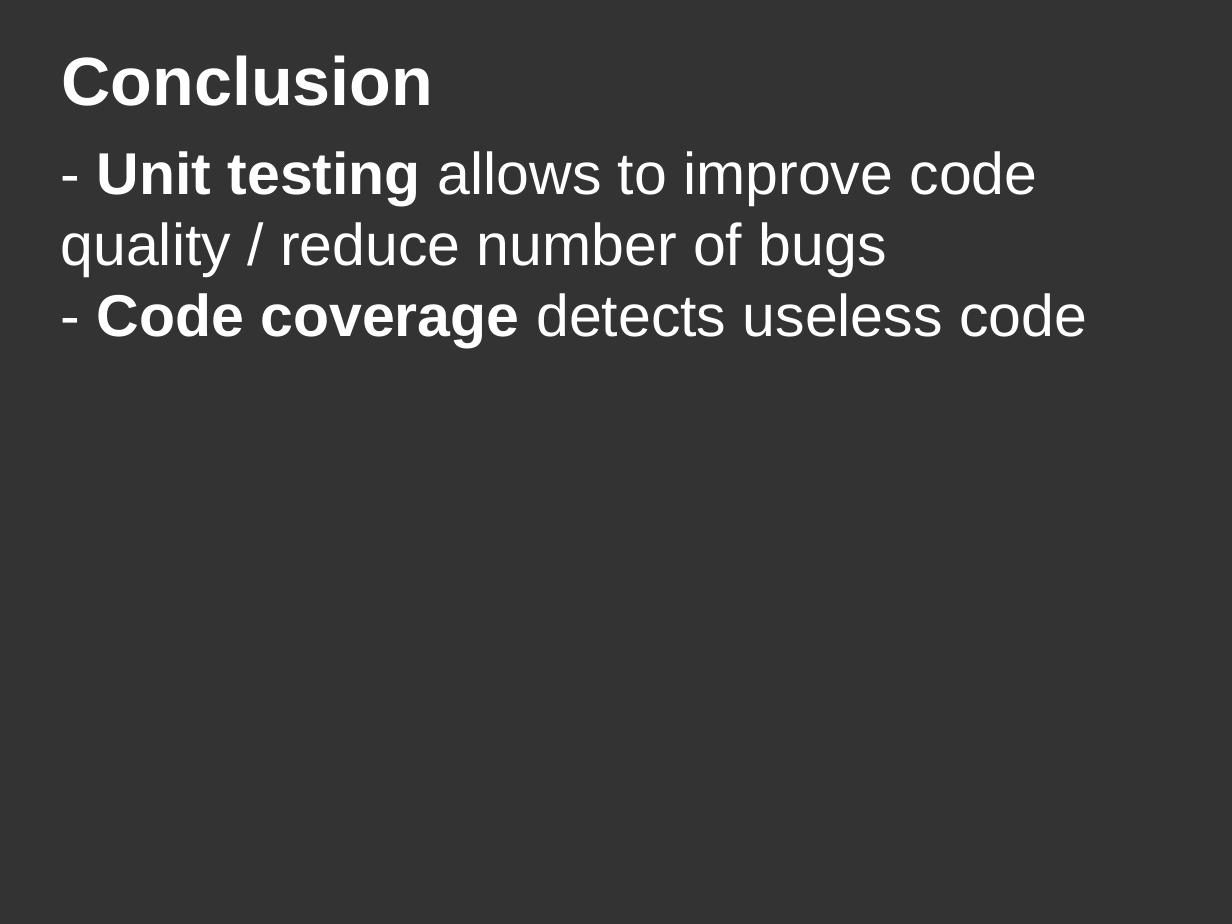
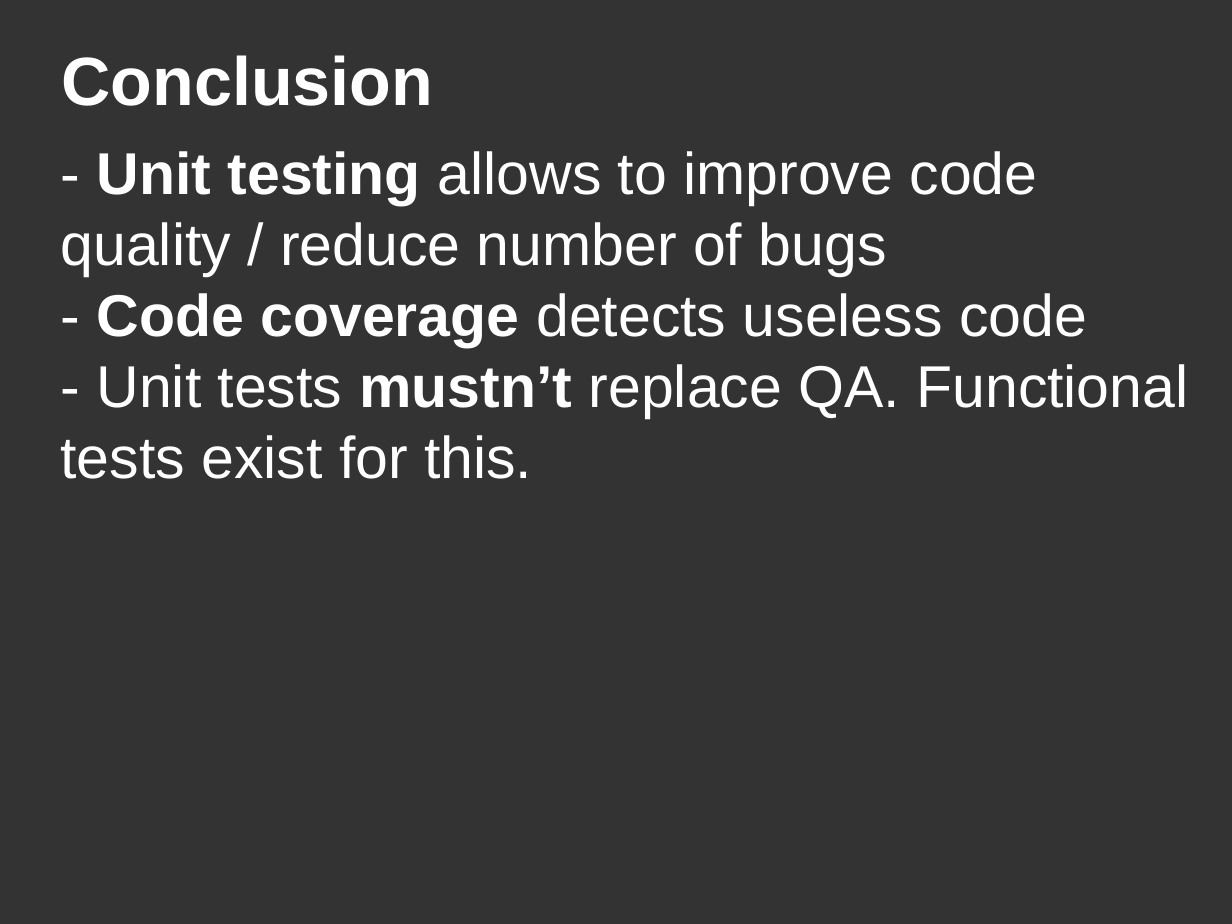
Before and after one commit to DanYellow/presentations, a slide deck: slide 25 of unit-tests/presentation.odp (slide 26 before the commit). Drawn at 1232x924 pixels with LibreOffice and Linux fonts; fonts in the diff are those of the drawing. Boxes give left, top, right and bottom in pixels: in the first picture for what was removed or moved away, otherwise in the second. Text is boxed around its words. In the diff, an @@ line names an element or a change of style, - is before the commit and + after.

```diff
--- a/unit-tests/presentation.odp
+++ b/unit-tests/presentation.odp
@@ title at <box>61,151,1188,479</box>: text changed @@
-- Unit testing allows to improve code quality / reduce number of bugs
-- Code coverage detects useless code
+- Unit testing allows to improve code quality / reduce number of bugs
+- Code coverage detects useless code
+- Unit tests mustn’t replace QA. Functional tests exist for this.
```
Also in this commit, not shown: 3 other slides changed, 2 slides added, 1 slide removed, 3 other files.
